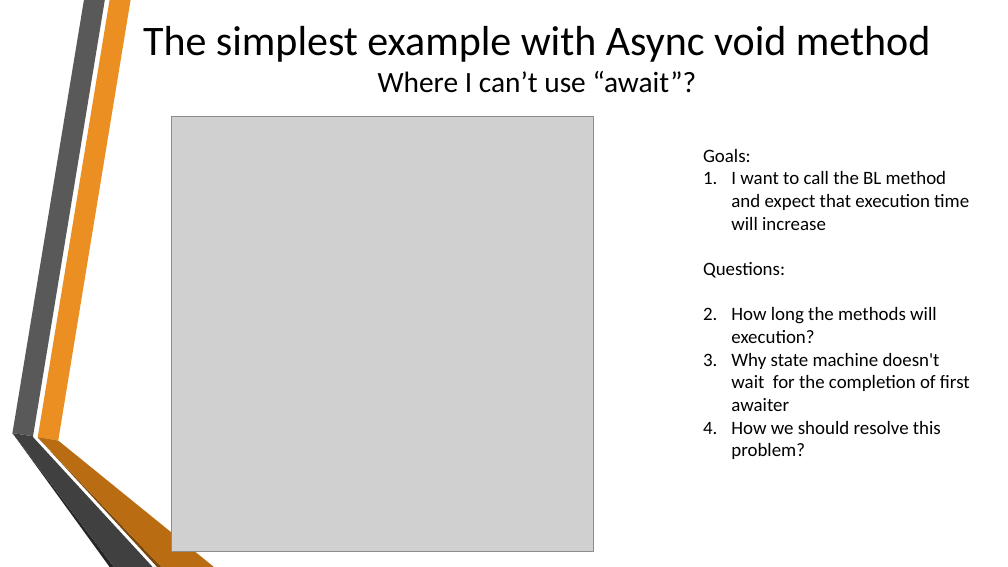
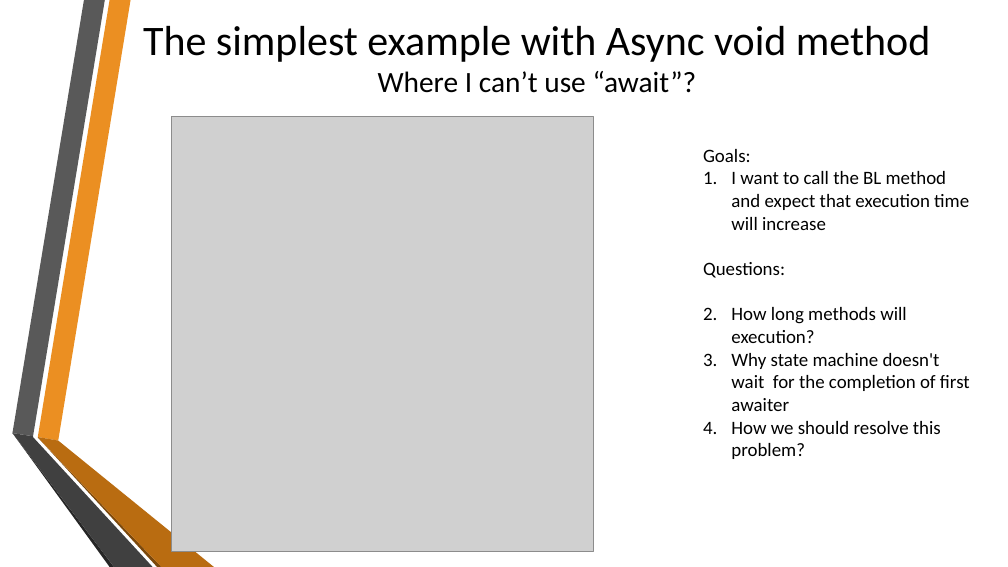
Before and after one commit to sflusov/AsyncAwaitPitfalls, a slide deck: slide 5 of Async Await and their pitfalls.pptx. Drawn at 1008x567 pixels with LibreOffice and Linux fonts; fonts in the diff are those of the drawing; grey boxes stand for pictures; background and template pictures are left out. Boxes give left, top, right and bottom in pixels: in the first picture for what was removed or moved away, otherwise in the second. Text is boxed around its words. In the diff, an @@ line names an element or a change of style, - is before the commit and + after.

Commit message:
Examples of  foreachAsync

```diff
--- a/Async Await and their pitfalls.pptx
+++ b/Async Await and their pitfalls.pptx
@@ text at <box>731,307,906,343</box>: text changed @@
-1. How long the methods will execution?
+1. How long methods will execution?
```
Also in this commit, not shown: 2 other slides changed, 2 other files.
